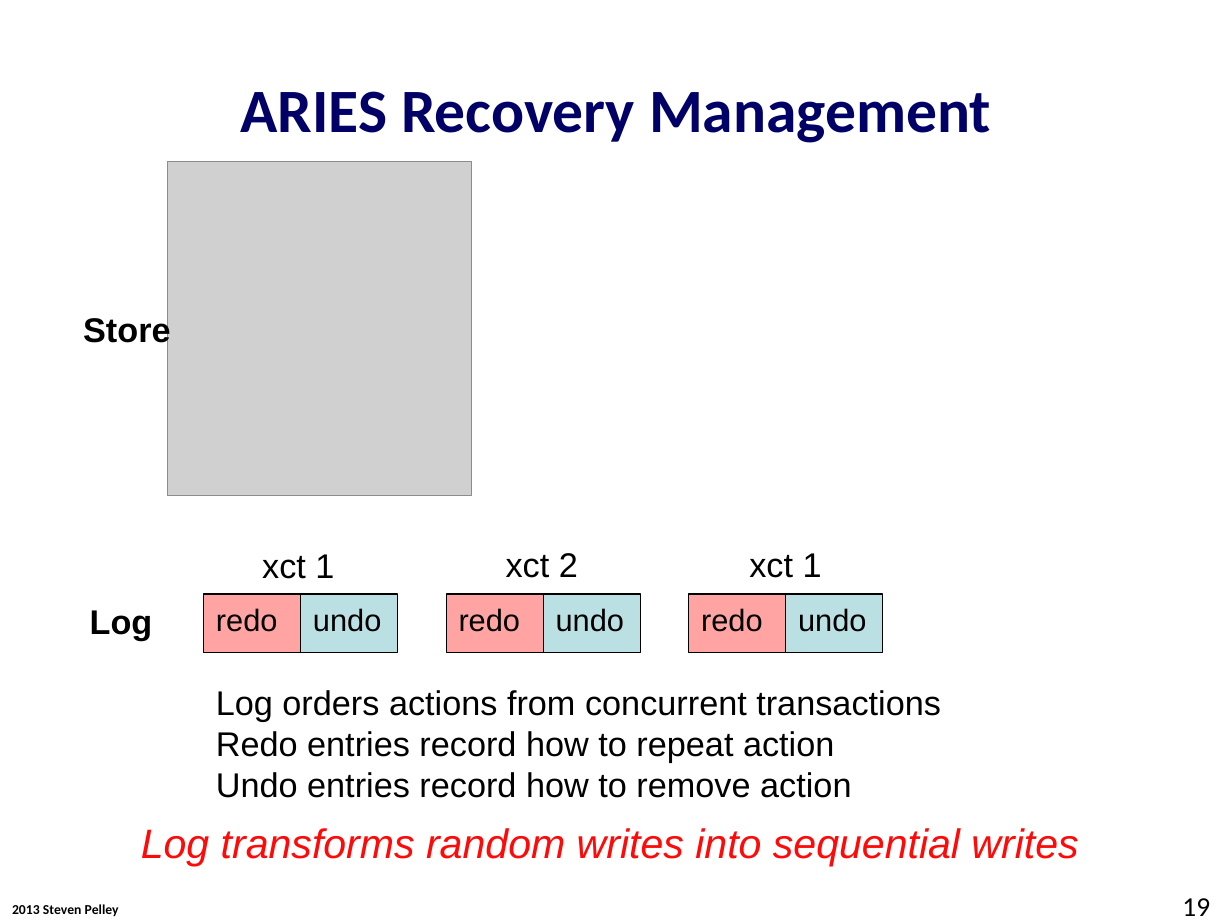
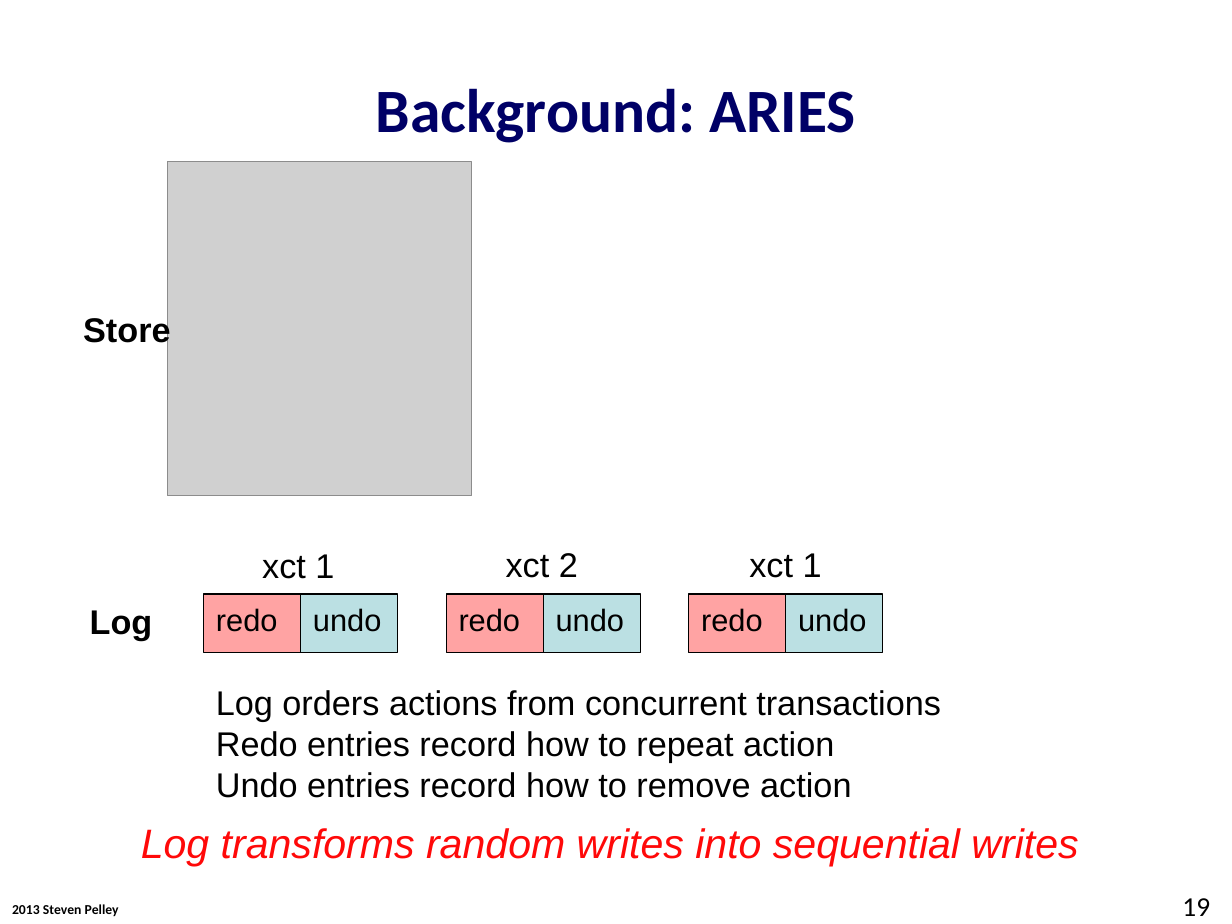
Before and after one commit to Abulila/dissertation, a slide deck: slide 19 of proposal/proposal.pptx. Drawn at 1232x924 pixels with LibreOffice and Linux fonts; fonts in the diff are those of the drawing; grey boxes stand for pictures; background and template pictures are left out. Boxes give left, top, right and bottom in pixels: in the first picture for what was removed or moved away, otherwise in the second. Text is boxed around its words. In the diff, an @@ line names an element or a change of style, - is before the commit and + after.

```diff
--- a/proposal/proposal.pptx
+++ b/proposal/proposal.pptx
@@ title at (376,88,856,143): text changed @@
-ARIES Recovery Management
+Background: ARIES
```
Also in this commit, not shown: 14 other slides changed.
